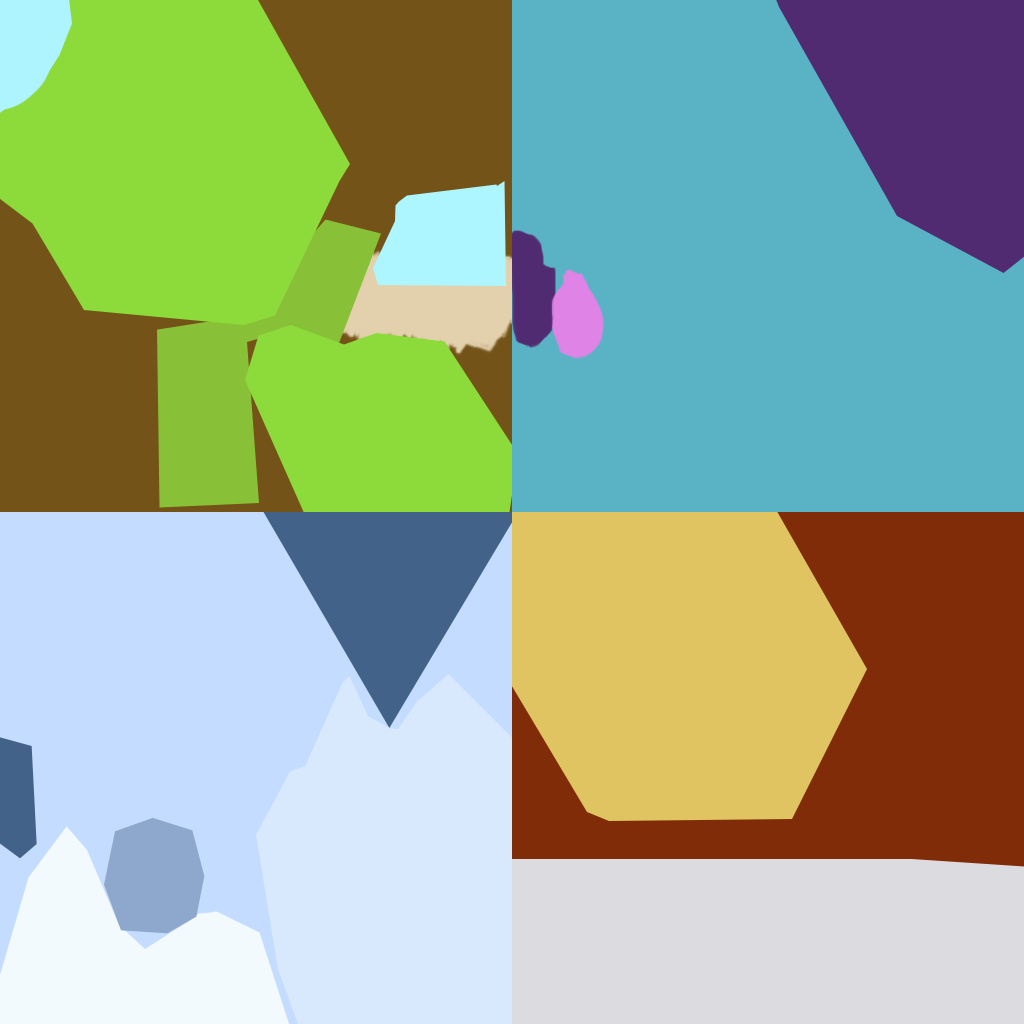
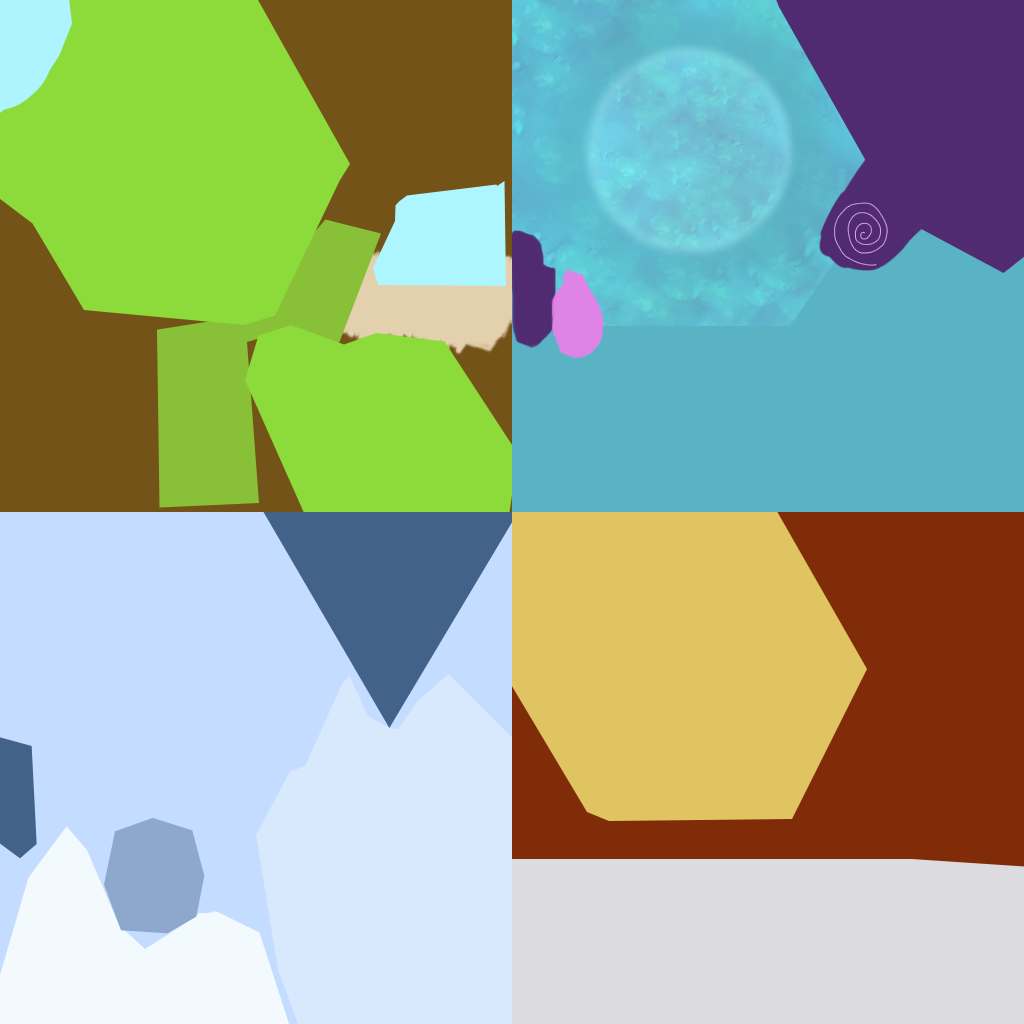
Two versions of the same layered image (1024 x 1024). Layer-by-layer changes:
removed group "Groupe 1" (24 layers) over [512, 0, 922, 326]
renamed "Groupe 3" to "forest", moved it out of group "Groupe 1" over [512, 0, 922, 326]
renamed "TEX_BiomeForest_512x512" to "Tex_Grass02", showed it, painted on it, masked it over [512, 0, 922, 326]
added layer "Calque 16" in group "forest" over [579, 40, 800, 261]
added layer "Calque 14" in group "forest" over [834, 202, 888, 266]
painted on "Calque 6" over [818, 159, 922, 272]
added layer "Tex_Grass02" (2nd of 2, in "forest") in group "forest" over [512, 0, 864, 326]
renamed "Groupe 2" to "plaine", moved it out of group "Groupe 1" over [512, 0, 523, 326]
removed layer "zEbWcs4dMto0XxMOvFqfaUZg_h8" over [512, 0, 922, 326]
